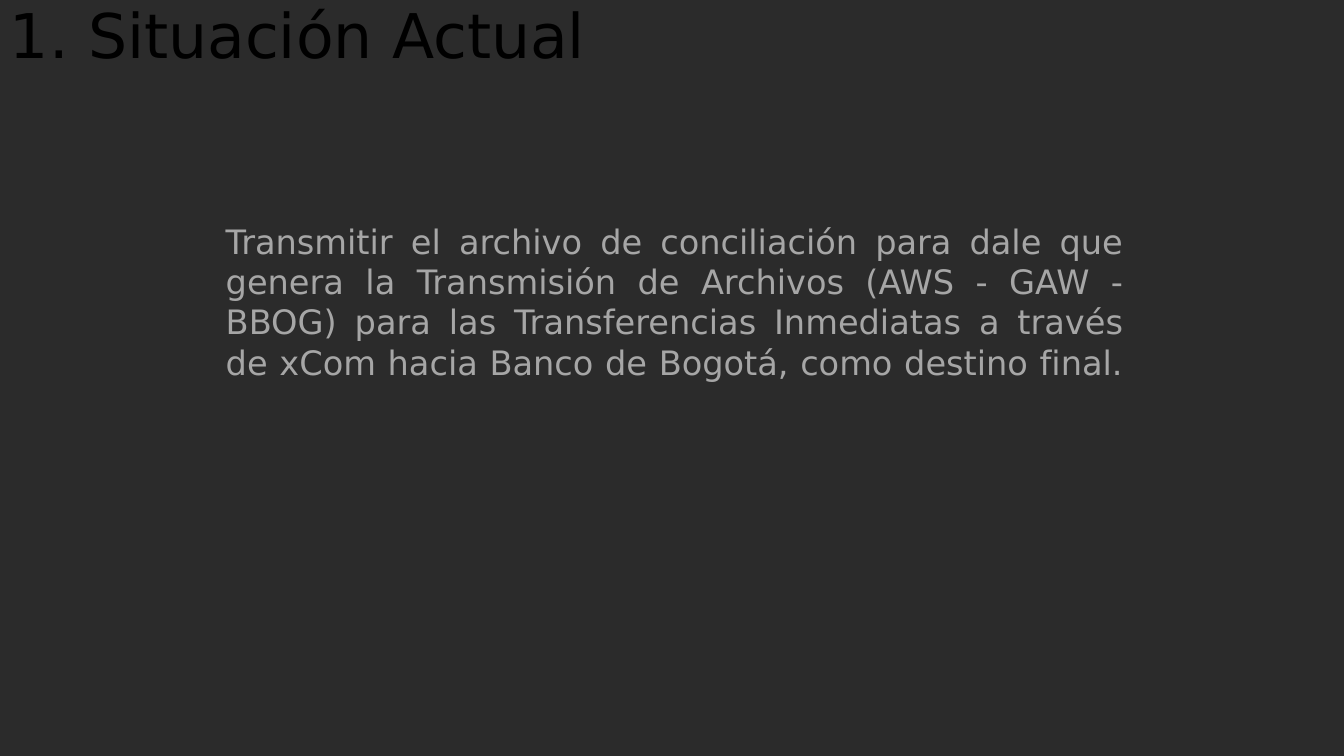
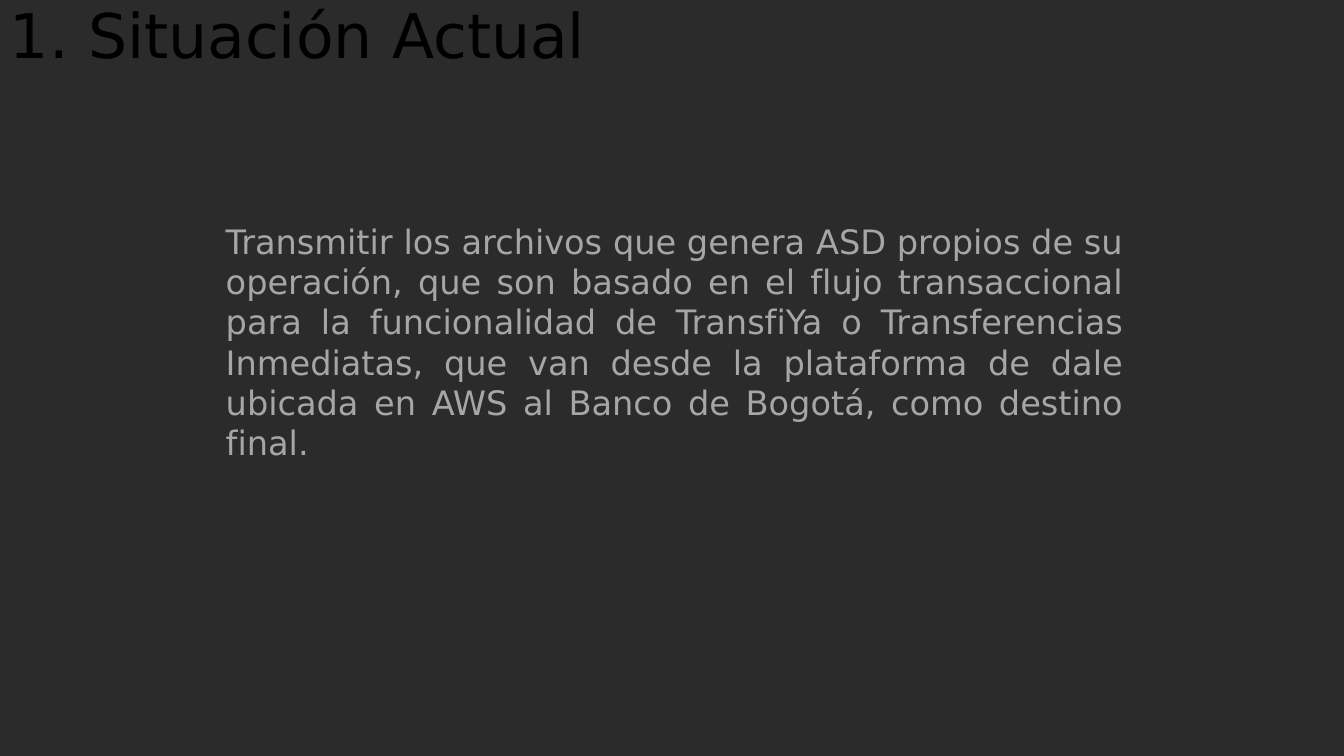
Before and after one commit to keos2017/Flujos-GAW-AWS, a slide deck: slide 4 of RQ35314/Entrega RQ35314_transferenciaArchivos.pptx. Drawn at 1344x756 pixels with LibreOffice and Linux fonts; fonts in the diff are those of the drawing; background and template pictures are left out; a plain dark background stands for a picture behind light text. Boxes give left, top, right and bottom in pixels: in the first picture for what was removed or moved away, otherwise in the second. Text is boxed around its words. In the diff, an @@ line names an element or a change of style, - is before the commit and + after.

Commit message:
Control de cambio sobre flujo dale cashback, se retira del RQ35314 y se ajusta presentacion powerpoint al igual que el documento

```diff
--- a/RQ35314/Entrega RQ35314_transferenciaArchivos.pptx
+++ b/RQ35314/Entrega RQ35314_transferenciaArchivos.pptx
@@ text at (226,228,1123,456): text changed @@
-Transmitir el archivo de conciliación para dale que genera la Transmisión de Archivos (AWS - GAW - BBOG) para las Transferencias Inmediatas a través de xCom hacia Banco de Bogotá, como destino final.
+Transmitir los archivos que genera ASD propios de su operación, que son basado en el flujo transaccional para la funcionalidad de TransfiYa o Transferencias Inmediatas, que van desde la plataforma de dale ubicada en AWS al Banco de Bogotá, como destino final.
```
Also in this commit, not shown: 6 other slides changed, 1 slide added, 1 slide removed, 6 other files.
